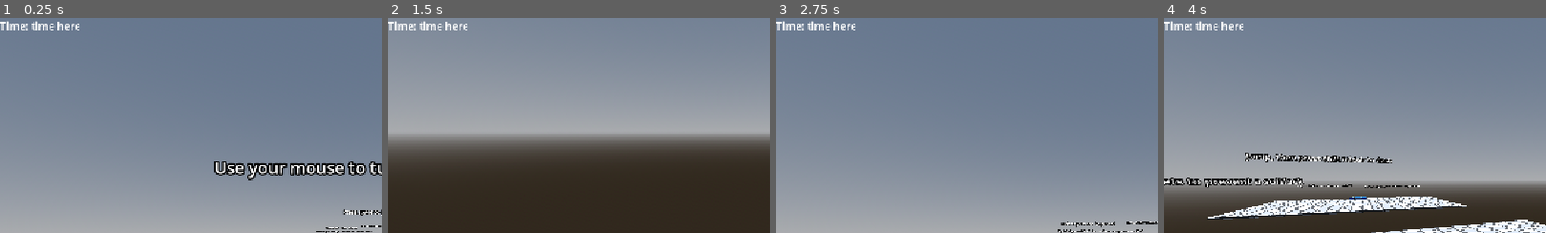
Above: before the commit, frames 1-4 (left to right).
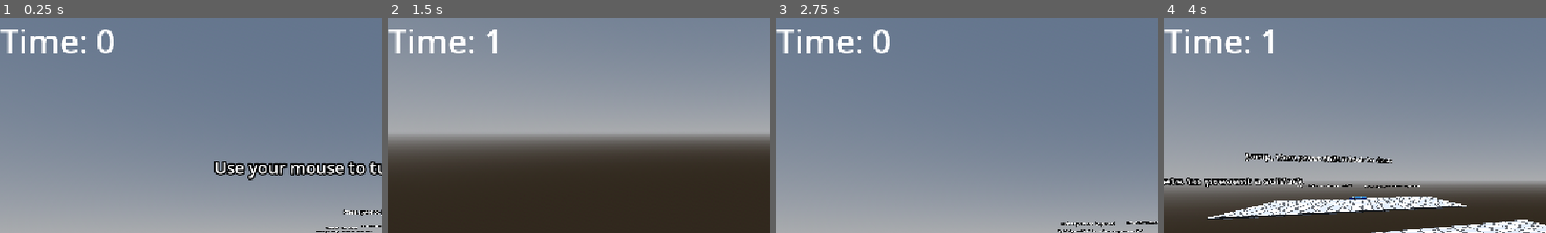
Above: after the commit, the same moments.

Repository: angrypig555/haven-game-2026
Game: Godot game, scene res://scenes/main.tscn
Same seed, same stepped clock (60 frames per second), same inputs: the game is played once before the commit and once after it.
Inputs (mouse positions are % of the whole screen's width and height, from its top left):
- Up to frame 1 (0.25 s): no input
- Up to frame 2 (1.5 s): tap Enter (ui_accept) at 0.5, 0.77 s; move the mouse to (72, 45) at 0.52 s; hold D (right_strafe) 0.53-1.28 s; tap Shift (dash) at 0.6, 1.35 s; click (72, 45) at 0.67 s; move the mouse to (45, 50) at 1.27 s; hold W (forward) from 1.28 s (still down)
- Up to frame 3 (2.75 s): keep holding W (forward); tap Enter (ui_accept) at 1.52, 2 s; move the mouse to (52, 48) at 2.02 s; tap Shift (dash) at 2.1 s
- Up to frame 4 (4 s): keep holding W (forward); move the mouse to (49, 52) at 2.77 s; tap Shift (dash) at 2.85, 3.6 s; tap Enter (ui_accept) at 3.02, 3.77 s; move the mouse to (57, 51) at 3.52 s
The pictures show only the part of the screen within x 0-50%, y 0-50%; the shares and areas given below are measured in that part.

The runs differ from the first frame. In frame 1, 1.6% of the frame differs, in the area x 0-30%, y 1-17%; in frame 2, 1.4%; in frame 3, 1.6%; in frame 4, 1.4%.

Commit message:
add win screen and timer

Diff:
--- a/haven-2026/scenes/player.tscn
+++ b/haven-2026/scenes/player.tscn
@@ -38,9 +38,22 @@
 one_shot = true
 
 [node name="Label" type="Label" parent="." unique_id=338265539]
-offset_right = 40.0
-offset_bottom = 23.0
-text = "Time: time here"
+offset_right = 328.0
+offset_bottom = 187.0
+theme_override_font_sizes/font_size = 50
+text = "Time: 0"
+
+[node name="Timer" type="Timer" parent="." unique_id=1408840324]
+autostart = true
+
+[node name="Winlabel" type="Label" parent="." unique_id=1072946601]
+offset_left = 291.0
+offset_top = 229.0
+offset_right = 841.0
+offset_bottom = 407.0
+theme_override_font_sizes/font_size = 130
+text = "You Win!"
 
 [connection signal="timeout" from="DashTimer" to="." method="_on_dash_timer_timeout"]
 [connection signal="timeout" from="DashMoveTimer" to="." method="_on_dash_move_timer_timeout"]
+[connection signal="timeout" from="Timer" to="." method="_on_timer_timeout"]
--- a/haven-2026/scripts/player.gd
+++ b/haven-2026/scripts/player.gd
@@ -10,12 +10,13 @@
 @onready var Dash = $DashTimer
 @onready var DashMove = $DashMoveTimer
 var is_dash_timedout = false
-
+var time = 0
 @onready var DashAudio = $Neck/Dash_sfx
 @onready var JumpAudio = $Neck/Jump_sfx
-
+@onready var TimeDisplay = $Label
+@onready var Winlabel = $Winlabel
 func _ready() -> void:
-	pass
+	Winlabel.visible = false
 
 func _unhandled_input(event: InputEvent) -> void:
 	if event is InputEventMouseButton:
@@ -77,3 +78,8 @@
 func _on_dash_move_timer_timeout() -> void:
 	SPEED = SPEED_ORIGINAL
 	print("boost removed")
+
+
+func _on_timer_timeout() -> void:
+	time += 1
+	TimeDisplay.text = "Time: %s" % time
